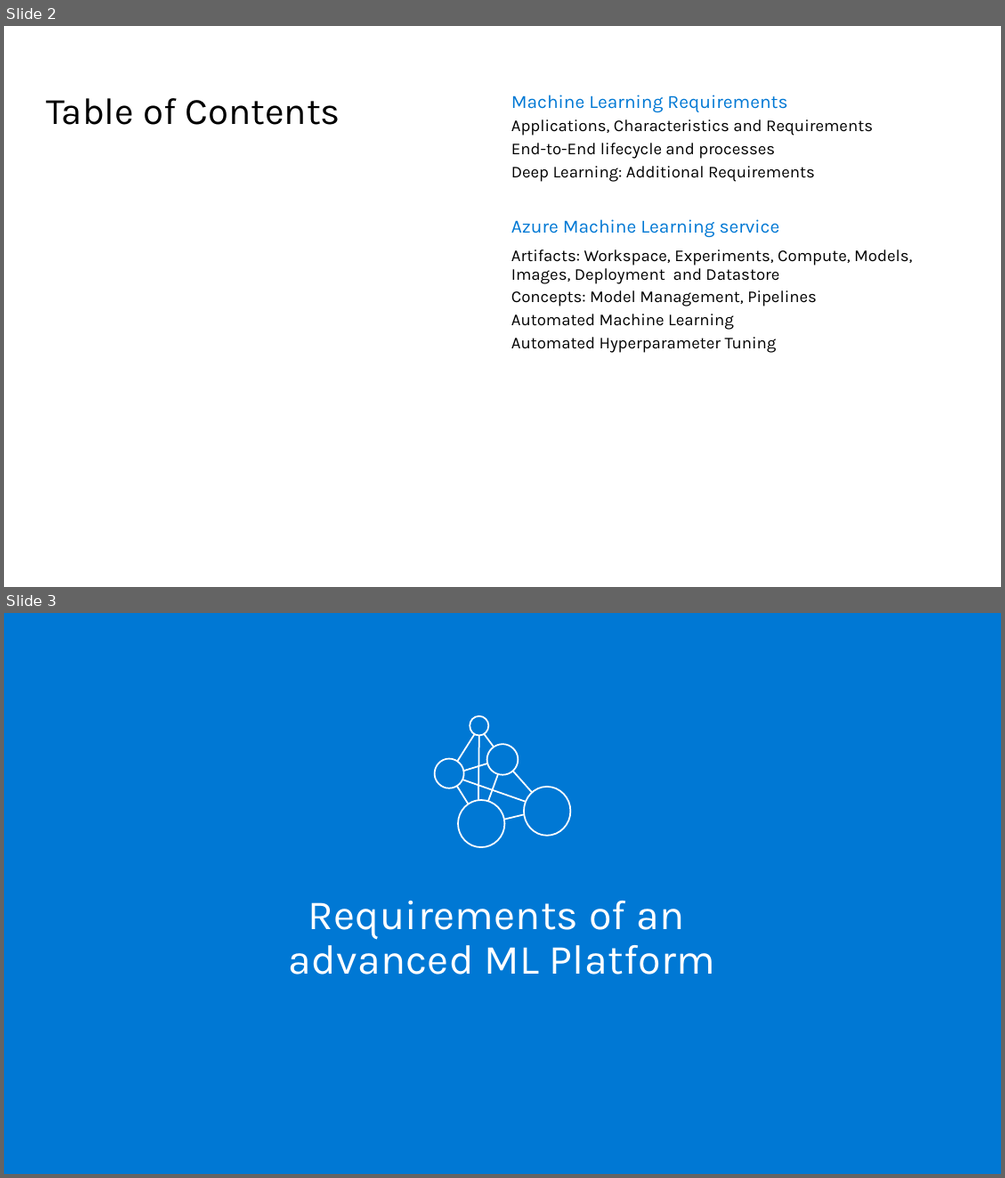
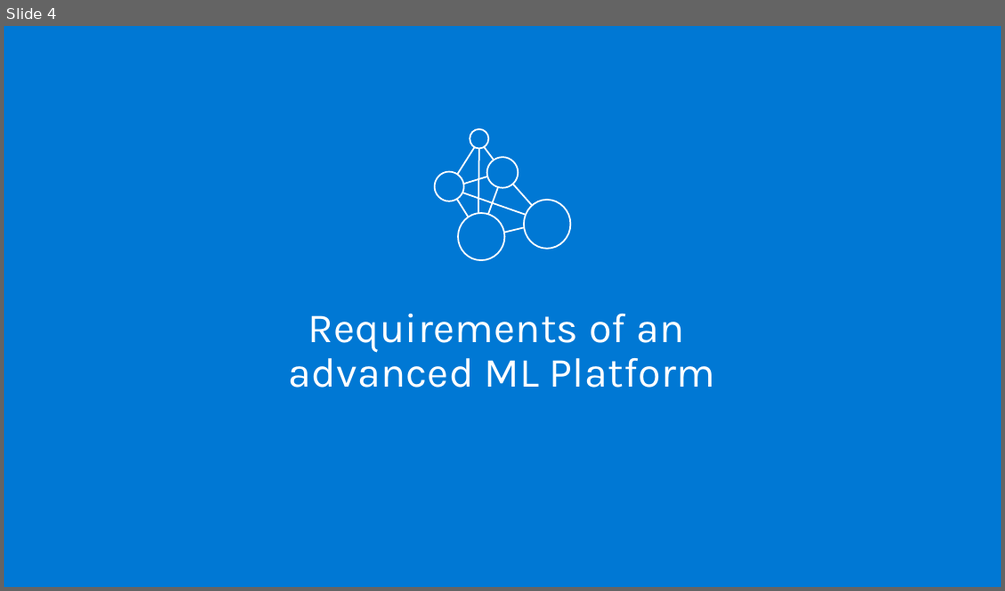
Before and after one commit to isabella232/Ignite2019-pre-day, a slide deck: Azure Machine Learning service - Overview.pptx. Shown one above the other, each under a label of ours: slides 2 and 3 before the commit, slide 4 after it. The pictures are 1005x1178 and 1005x591 pixels, drawn with LibreOffice and Linux fonts; fonts in the diff are those of the drawing; background and template pictures are left out. Boxes give left, top, right and bottom in pixels: in the first picture for what was removed or moved away, otherwise in the second. Text is boxed around its words. In the diff, an @@ line names an element or a change of style, - is before the commit and + after.

```diff
--- a/Azure Machine Learning service - Overview.pptx
+++ b/Azure Machine Learning service - Overview.pptx
@@ slide 2 removed at bbox=[4, 26, 1001, 587], background #FFFFFF @@
@@ title removed at bbox=[47, 98, 340, 125] @@
-Table of Contents
@@ text removed at bbox=[511, 95, 912, 353] @@
-Machine Learning Requirements
-  Applications, Characteristics and Requirements
-  End-to-End lifecycle and processes
-  Deep Learning: Additional Requirements
-Azure Machine Learning service
-  Artifacts: Workspace, Experiments, Compute, Models, Images, Deployment and Datastore
-  Concepts: Model Management, Pipelines
-  Automated Machine Learning
-  Automated Hyperparameter Tuning
@@ what was slide 3 is now slide 4 @@
```
Also in this commit, not shown: 2 slides changed, 3 slides added, 2 other slides removed.
